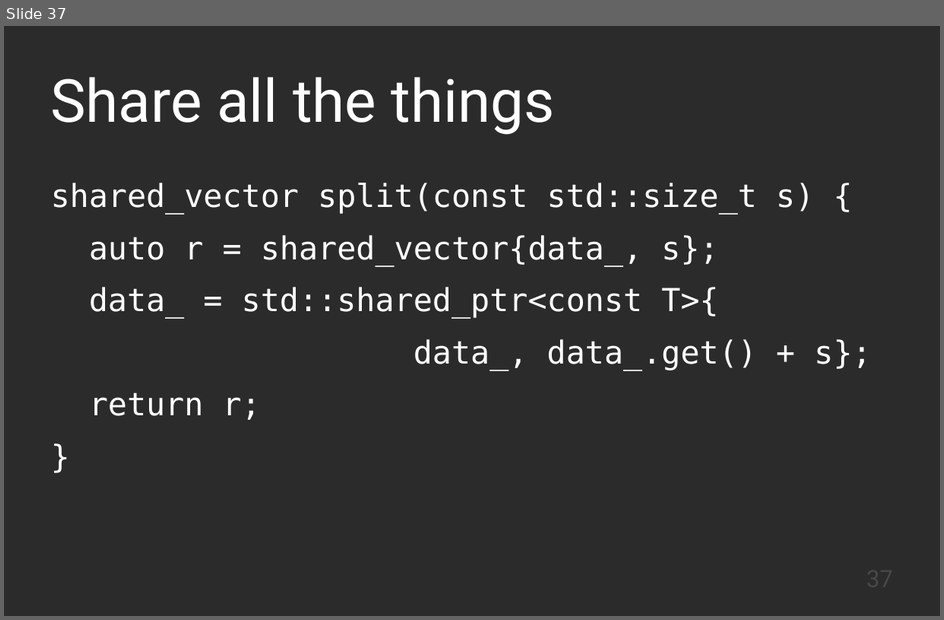
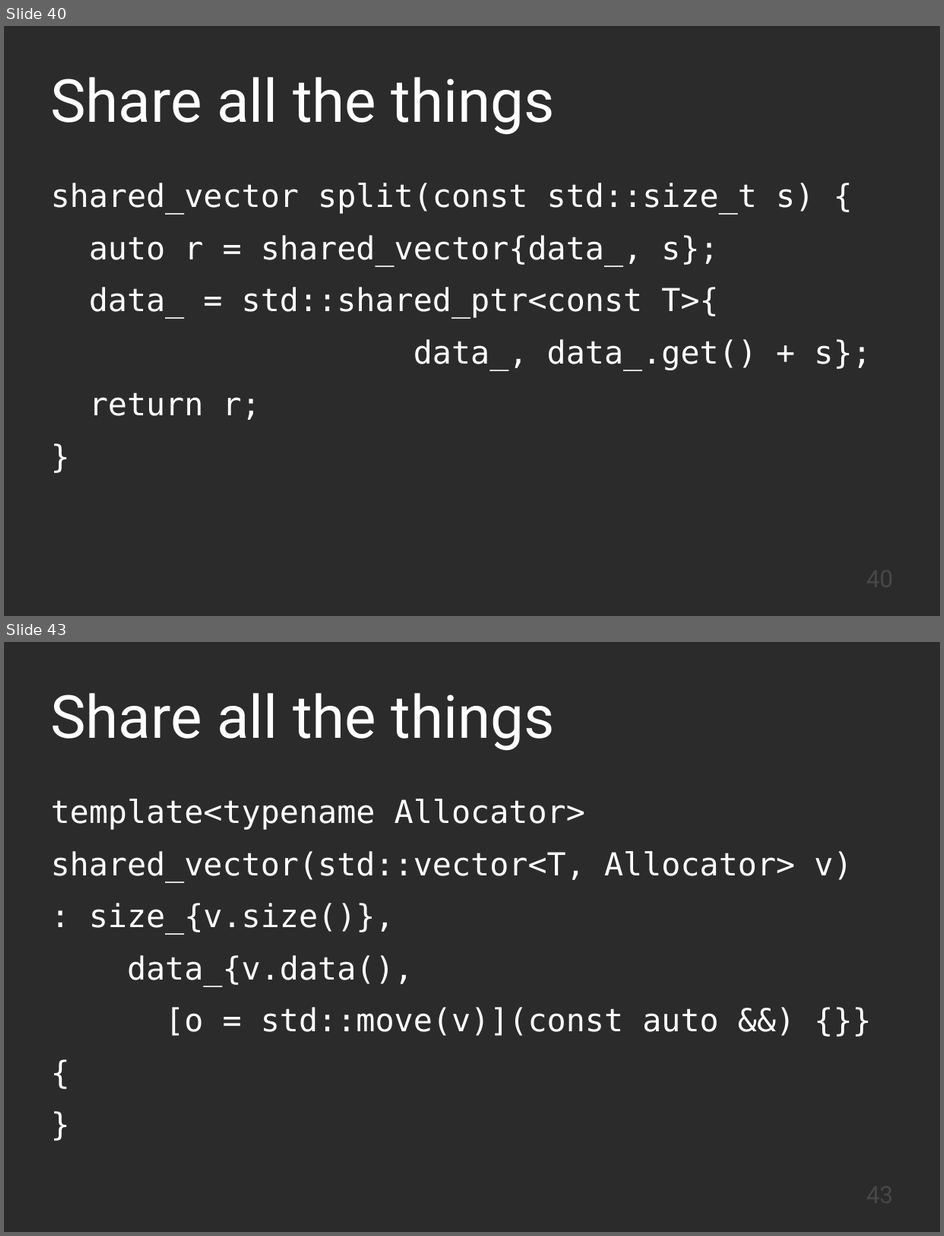
Before and after one commit to KayEss/cpp-designing4performance, a slide deck: slides/Designing APIs For Performance.odp. Shown one above the other, each under a label of ours: slide 37 before the commit, slides 40 and 43 after it; the slides between them are not shown. The pictures are 944x620 and 944x1236 pixels, drawn with LibreOffice and Linux fonts; fonts in the diff are those of the drawing; background and template pictures are left out; a plain dark background stands for a picture behind light text. Boxes give left, top, right and bottom in pixels: in the first picture for what was removed or moved away, otherwise in the second. Text is boxed around its words. In the diff, an @@ line names an element or a change of style, - is before the commit and + after.

```diff
--- a/slides/Designing APIs For Performance.odp
+++ b/slides/Designing APIs For Performance.odp
@@ slide 43 added at [4,642,940,1232], background picture (left out) @@
@@ title added at [51,693,555,751], 60 pt, text #FFFFFF @@
+Share all the things
@@ text added at [51,799,852,1036], 32 pt, text #FFFFFF @@
+template<typename Allocator>
+shared_vector(std::vector<T, Allocator> v)
+: size_{v.size()},
+data_{v.data(),
+[o = std::move(v)](const auto &&) {}}
+{
+}
@@ page number added at [676,1179,894,1220], 24 pt, text #484848 @@
+43
@@ what was slide 37 is now slide 40 @@
@@ page number at [676,563,894,604]: text changed @@
-37
+40
```
Also in this commit, not shown: 5 slides changed, 2 other slides added, 2 slides removed, 1 other file.
